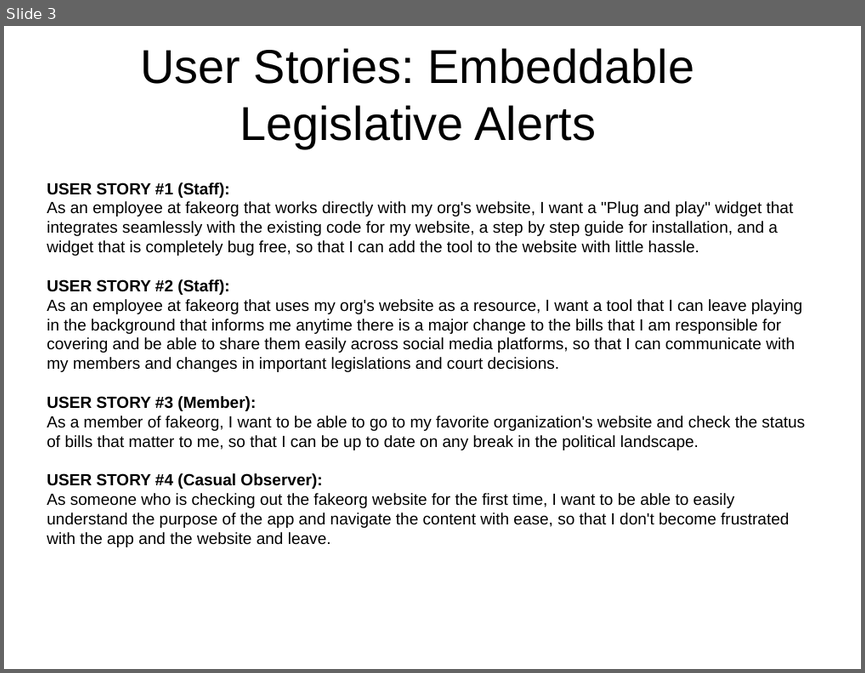
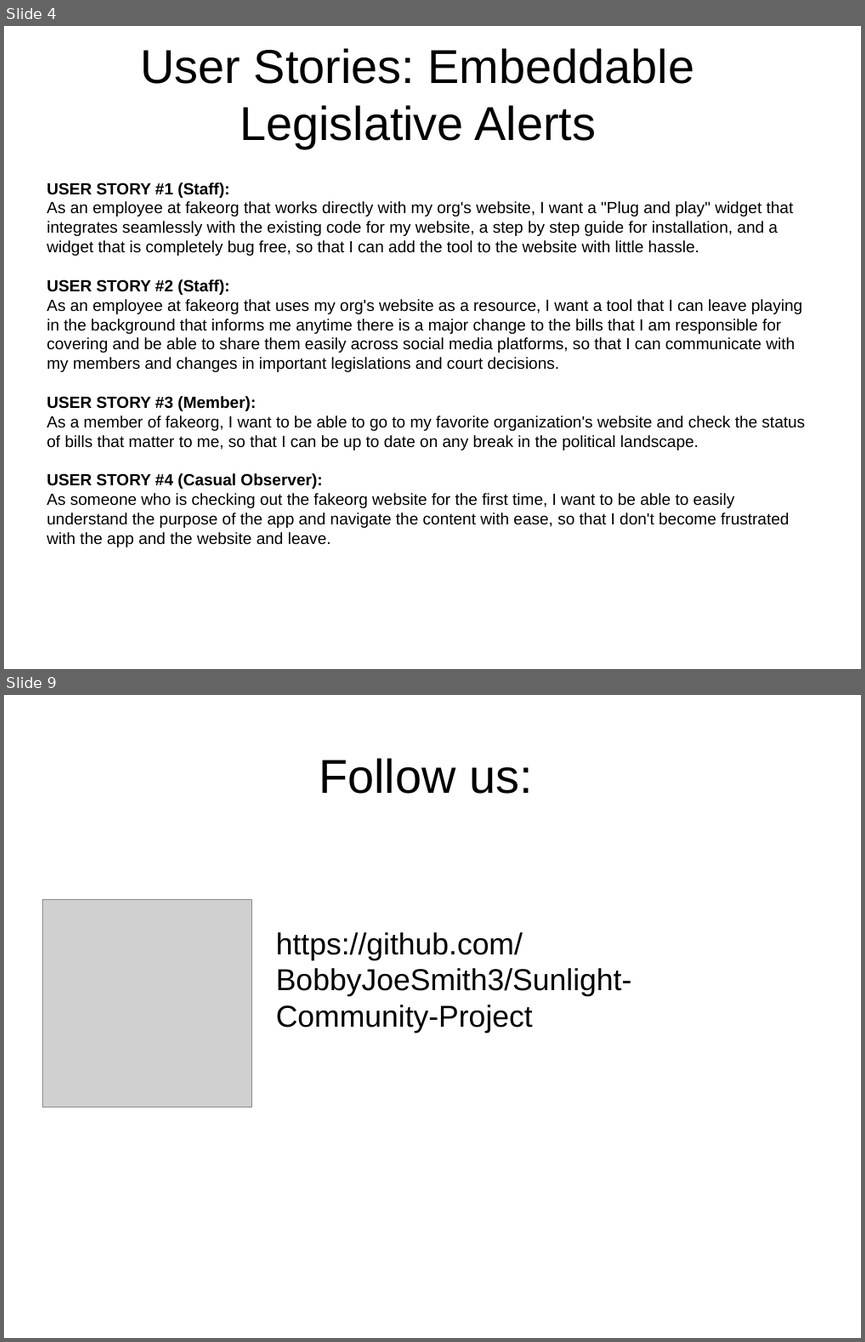
Before and after one commit to BobbyJoeSmith3/Sunlight-Community-Project, a slide deck: Planning/Deliverables/firstweek_deliverables_presentation.odp. Shown one above the other, each under a label of ours: slide 3 before the commit, slides 4 and 9 after it; the slides between them are not shown. The pictures are 865x673 and 865x1342 pixels, drawn with LibreOffice and Linux fonts; fonts in the diff are those of the drawing; grey boxes stand for pictures. Boxes give left, top, right and bottom in pixels: in the first picture for what was removed or moved away, otherwise in the second. Text is boxed around its words. In the diff, an @@ line names an element or a change of style, - is before the commit and + after.

```diff
--- a/Planning/Deliverables/firstweek_deliverables_presentation.odp
+++ b/Planning/Deliverables/firstweek_deliverables_presentation.odp
@@ slide 9 added at box(4, 695, 861, 1338), background #FFFFFF @@
@@ title added at box(318, 758, 532, 794), 44 pt, text #000000 @@
+Follow us:
@@ picture added at box(43, 900, 252, 1107) @@
@@ text added at box(276, 932, 632, 1032), 28 pt, text #000000 @@
+https://github.com/BobbyJoeSmith3/Sunlight-Community-Project
@@ what was slide 3 is now slide 4 @@
```
Also in this commit, not shown: 3 slides changed, 4 other slides added, 4 other files.
